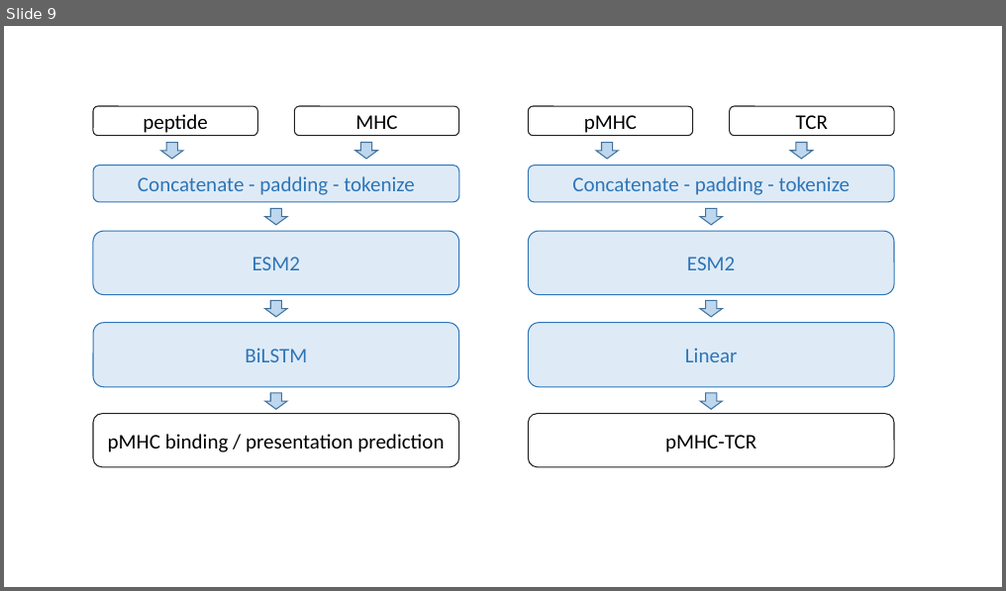
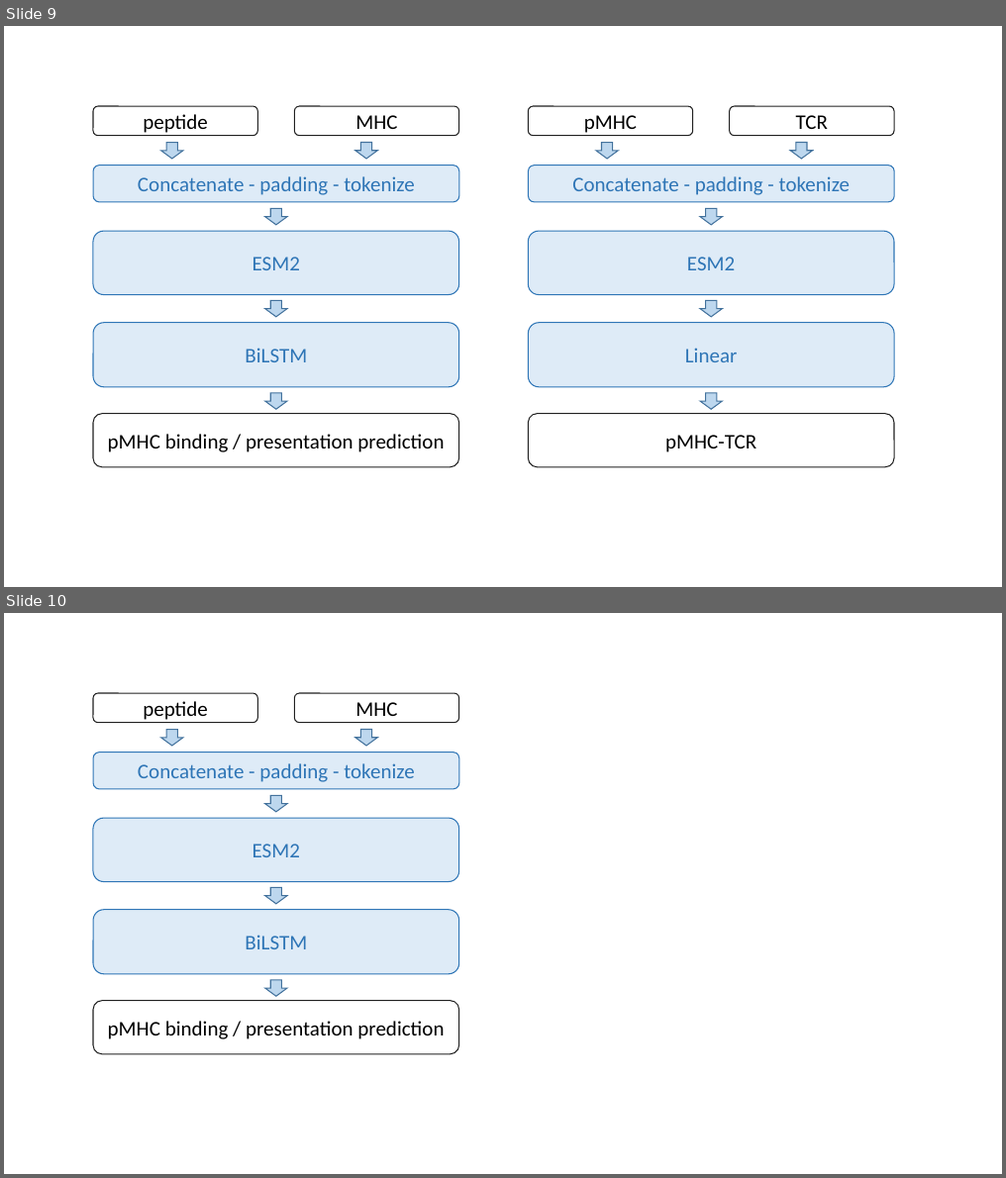
Before and after one commit to arceda/phd_thesis, a slide deck: draws.pptx. Shown one above the other, each under a label of ours: slide 9 before the commit, slides 9 and 10 after it. The pictures are 1006x591 and 1006x1178 pixels, drawn with LibreOffice and Linux fonts; fonts in the diff are those of the drawing. Boxes give left, top, right and bottom in pixels: in the first picture for what was removed or moved away, otherwise in the second. Text is boxed around its words. In the diff, an @@ line names an element or a change of style, - is before the commit and + after.

```diff
--- a/draws.pptx
+++ b/draws.pptx
@@ slide 10 added at [4,613,1002,1174], background #FFFFFF @@
@@ rounded rectangle added at [93,693,257,722], outline #202020 1 pt, 20 pt, text #000000 @@
+peptide
@@ rounded rectangle added at [294,693,459,722], outline #202020 1 pt, 20 pt, text #000000 @@
+MHC
@@ down arrow added at [161,730,183,747], fill #BDD7EE, outline #43739E 1 pt @@
@@ down arrow added at [355,729,377,746], fill #BDD7EE, outline #43739E 1 pt @@
@@ rounded rectangle added at [93,753,459,789], fill #DEEBF7, outline #2E75B6 1 pt, 20 pt, text #2E75B6 @@
+Concatenate - padding - tokenize
@@ rounded rectangle added at [93,818,459,881], fill #DEEBF7, outline #2E75B6 1 pt, 20 pt, text #2E75B6 @@
+ESM2
@@ down arrow added at [265,796,288,812], fill #BDD7EE, outline #43739E 1 pt @@
@@ rounded rectangle added at [93,909,459,973], fill #DEEBF7, outline #2E75B6 1 pt, 20 pt, text #2E75B6 @@
+BiLSTM
@@ down arrow added at [265,888,288,904], fill #BDD7EE, outline #43739E 1 pt @@
@@ down arrow added at [265,980,288,997], fill #BDD7EE, outline #43739E 1 pt @@
@@ rounded rectangle added at [93,1001,459,1055], outline #202020 1 pt, 20 pt, text #000000 @@
+pMHC binding / presentation prediction
```
Also in this commit, not shown: 1 other slide added, 7 other files.
